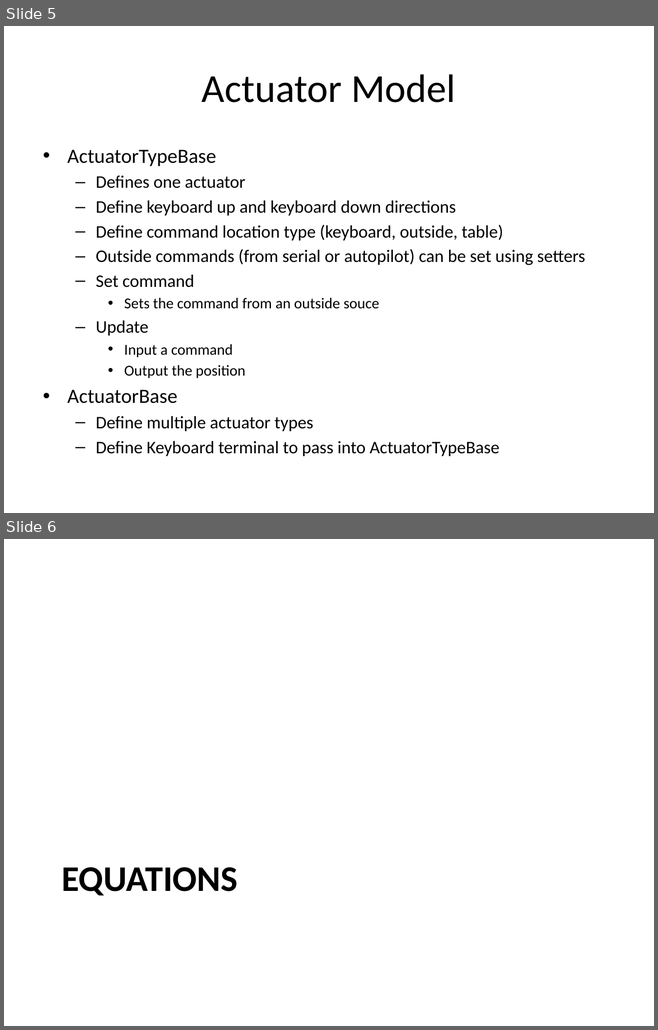
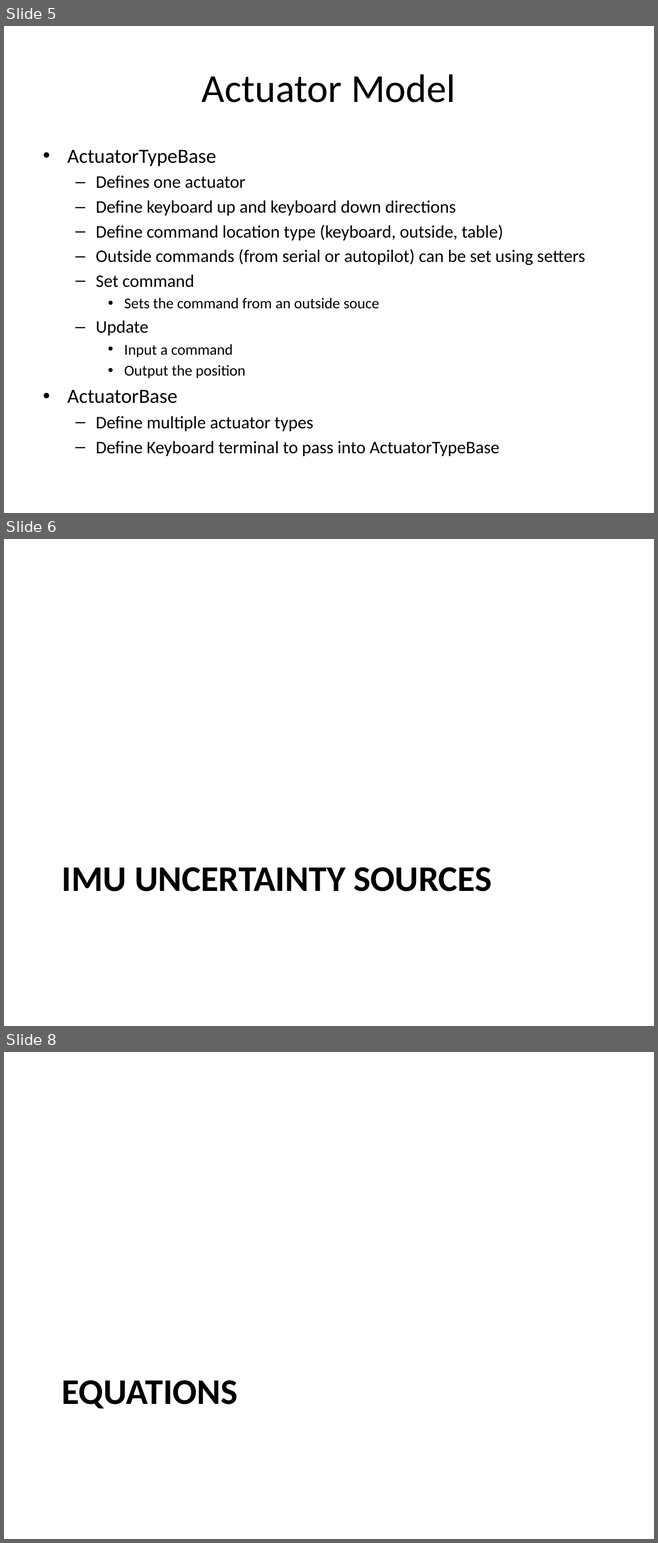
Before and after one commit to malex2/Cpp-Aircraft-Simulation, a slide deck: Simulation Outline.pptx. Shown one above the other, each under a label of ours: slides 5 and 6 before the commit, slides 5, 6 and 8 after it; the slides between them are not shown. The pictures are 658x1030 and 658x1543 pixels, drawn with LibreOffice and Linux fonts; fonts in the diff are those of the drawing. Boxes give left, top, right and bottom in pixels: in the first picture for what was removed or moved away, otherwise in the second. Text is boxed around its words. In the diff, an @@ line names an element or a change of style, - is before the commit and + after.

```diff
--- a/Simulation Outline.pptx
+++ b/Simulation Outline.pptx
@@ slide 6 added at (x1=4, y1=539, x2=654, y2=1026), background #FFFFFF @@
@@ title added at (x1=62, y1=867, x2=491, y2=892), 40 pt, text #000000, bold @@
+IMU UNCERTAINTY SOURCES
@@ what was slide 6 is now slide 8 @@
```
Also in this commit, not shown: 8 slides changed, 21 other slides added, 1 slide removed, 34 other files.
